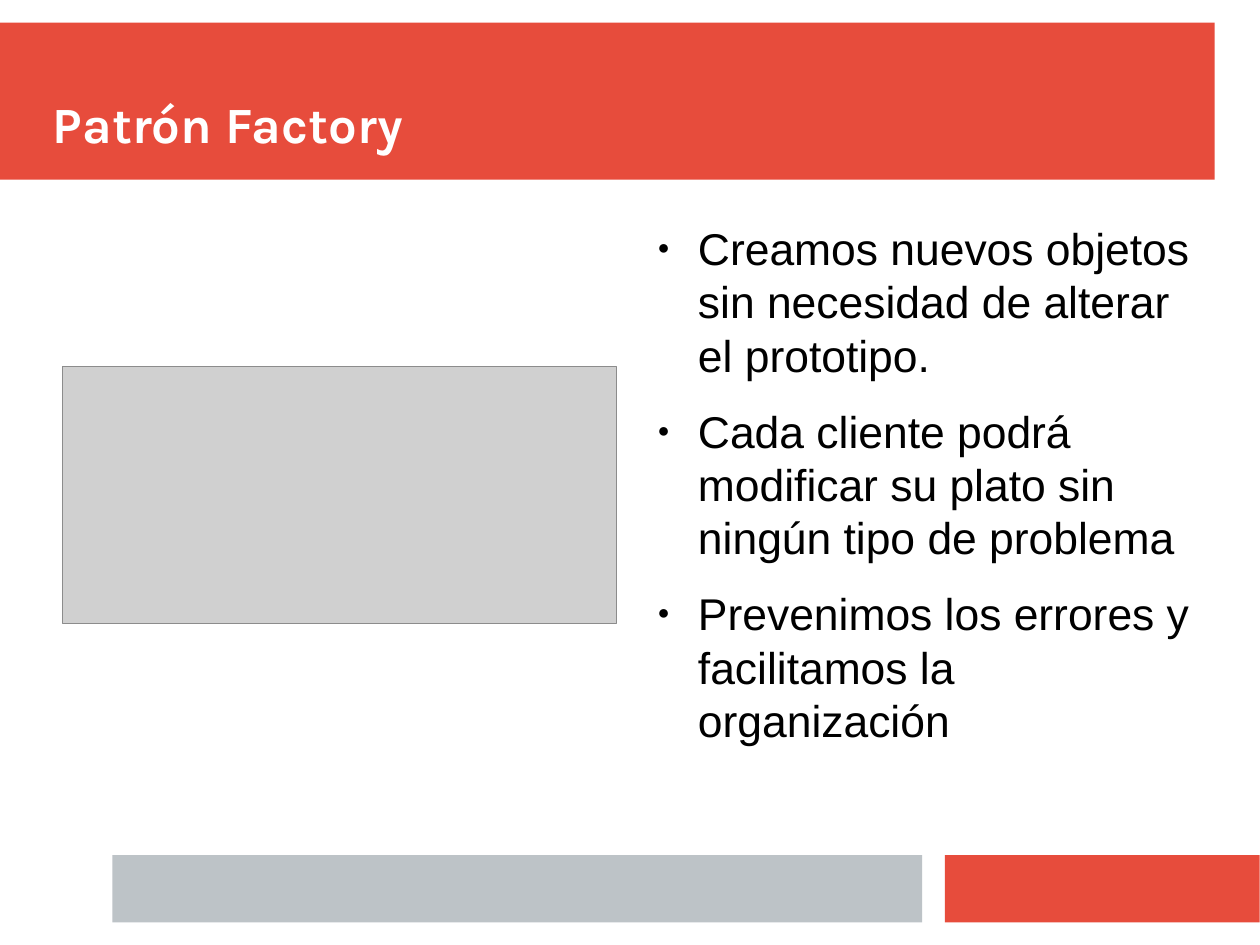
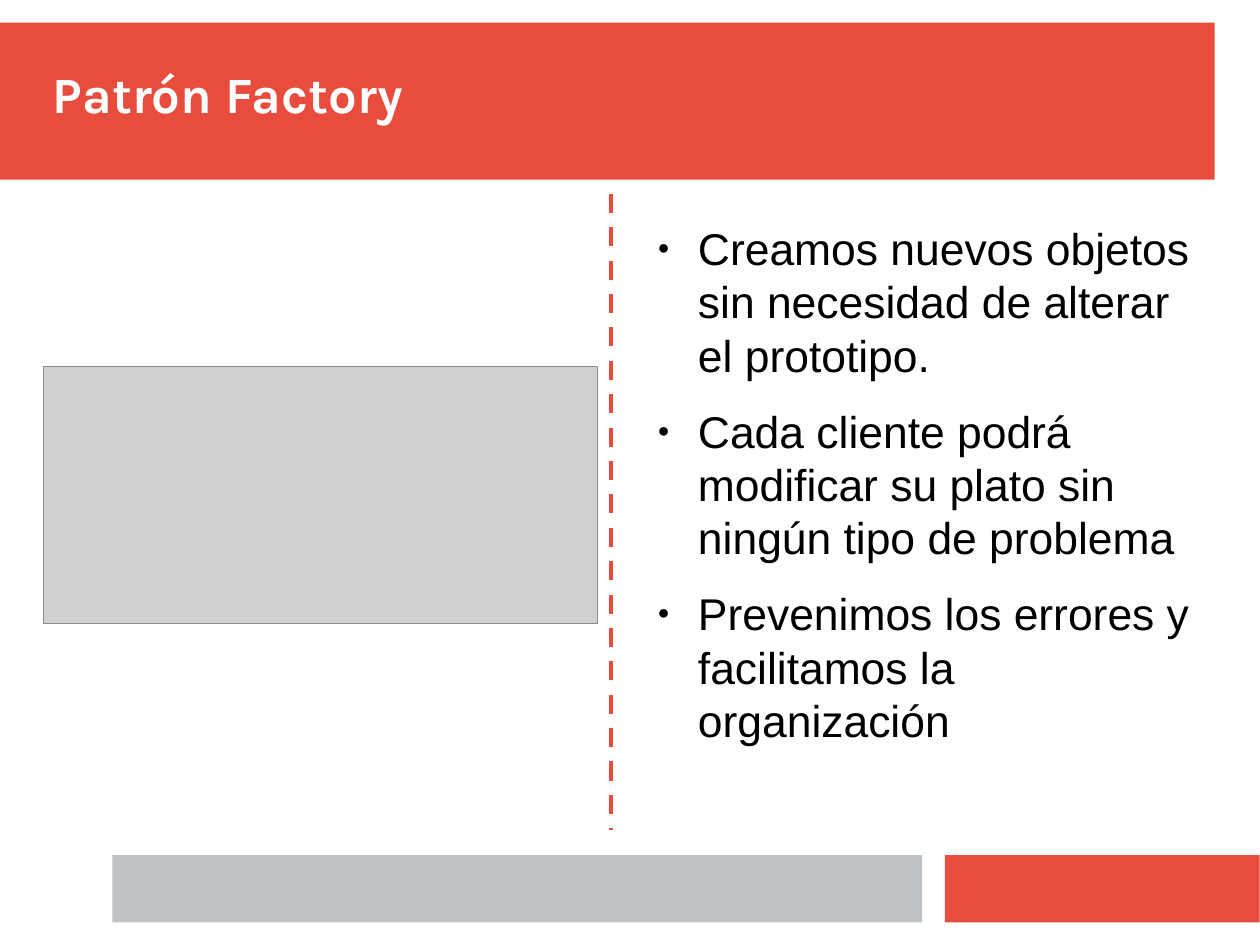
Before and after one commit to Juanba1998/APP-Restaurante, a slide deck: slide 23 of Material/Presentación/Presentacion Final.pptx. Drawn at 1260x945 pixels with LibreOffice and Linux fonts; fonts in the diff are those of the drawing; grey boxes stand for pictures. Boxes give left, top, right and bottom in pixels: in the first picture for what was removed or moved away, otherwise in the second. Text is boxed around its words. In the diff, an @@ line names an element or a change of style, - is before the commit and + after.

```diff
--- a/Material/Presentación/Presentacion Final.pptx
+++ b/Material/Presentación/Presentacion Final.pptx
@@ text "Patrón Factory": place and size @@
-text "Patrón Factory" at bbox=[53, 103, 402, 155]
+text "Patrón Factory" at bbox=[53, 73, 402, 125]
@@ line added from (612, 194) to (612, 830), #E74C3C 3 pt dashed @@
@@ picture: place and size @@
-picture at bbox=[63, 366, 616, 624]
+picture at bbox=[43, 366, 597, 624]
```
Also in this commit, not shown: 23 other slides changed.
